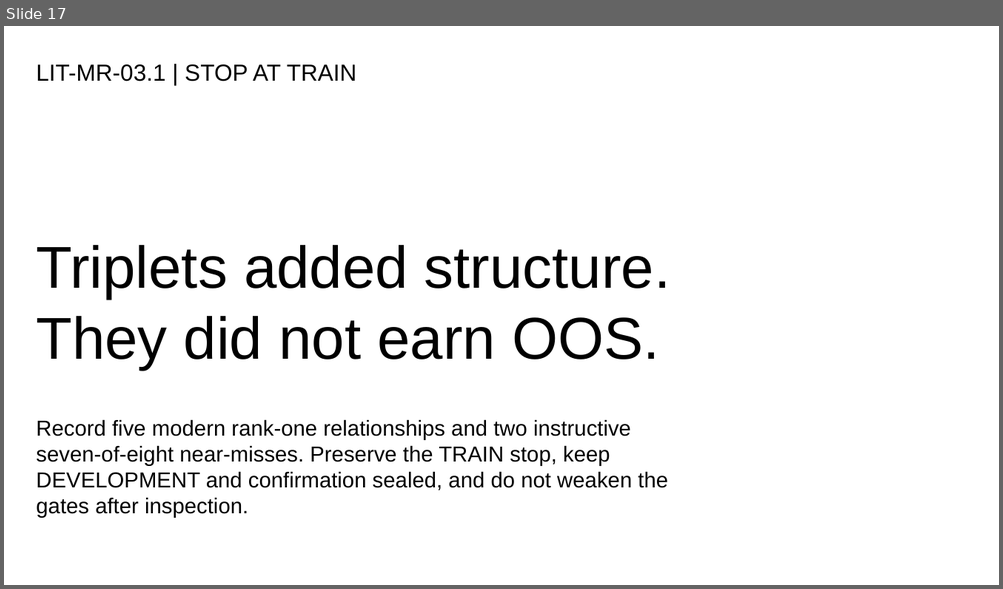
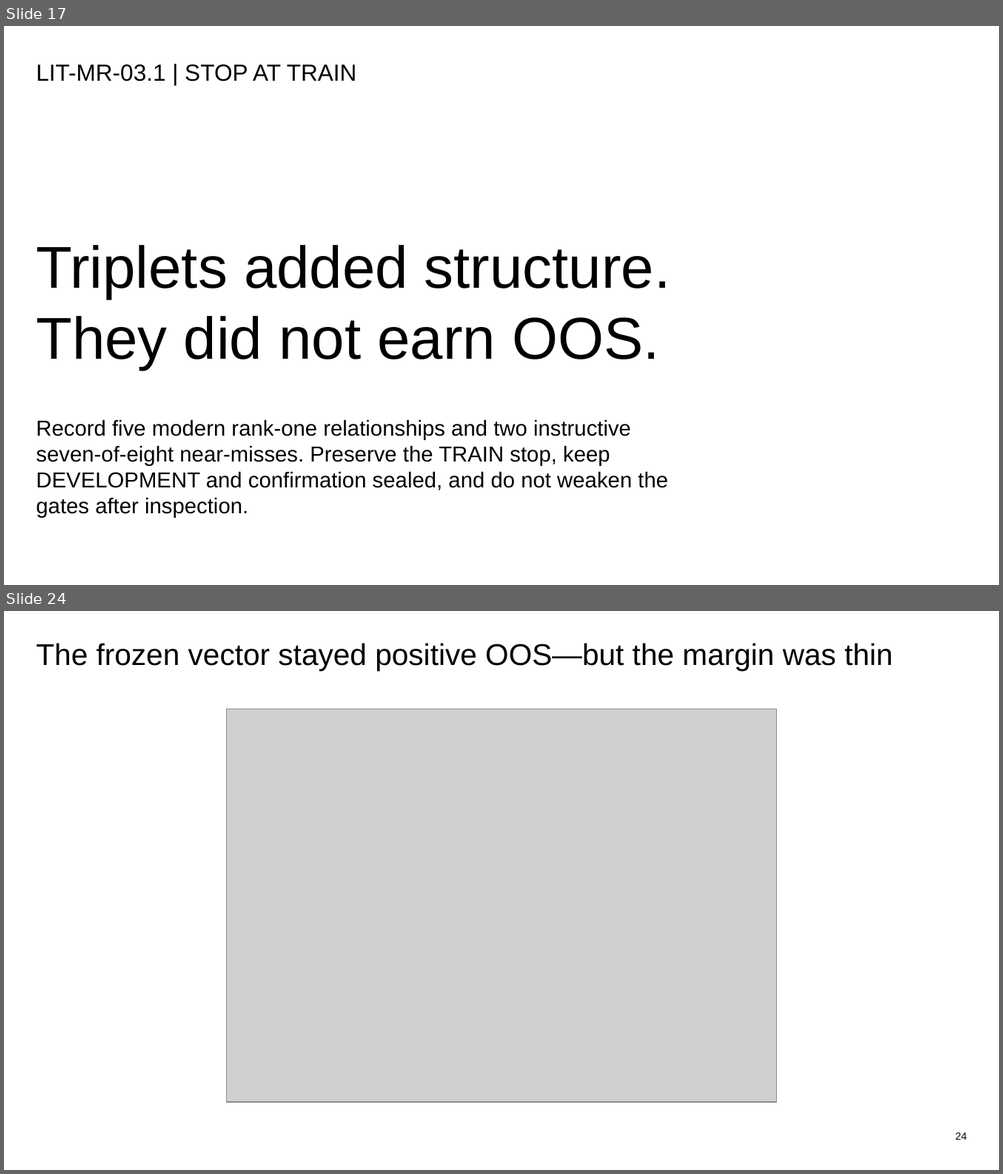
Before and after one commit to Francisc0Franc0/Time-Series-Modeling-Gen5, a slide deck: presentations/gen5_lit_mr_03_1_johansen_triplets_evidence.pptx. Shown one above the other, each under a label of ours: slide 17 before the commit, slides 17 and 24 after it; the slides between them are not shown. The pictures are 1003x589 and 1003x1174 pixels, drawn with LibreOffice and Linux fonts; fonts in the diff are those of the drawing; grey boxes stand for pictures. Boxes give left, top, right and bottom in pixels: in the first picture for what was removed or moved away, otherwise in the second. Text is boxed around its words. In the diff, an @@ line names an element or a change of style, - is before the commit and + after.

```diff
--- a/presentations/gen5_lit_mr_03_1_johansen_triplets_evidence.pptx
+++ b/presentations/gen5_lit_mr_03_1_johansen_triplets_evidence.pptx
@@ slide 24 added at [4,611,999,1170], background #FFFFFF @@
@@ text added at [36,643,892,670], 29 pt, text #000000 @@
+The frozen vector stayed positive OOS—but the margin was thin
@@ rectangle added at [159,706,845,1105], fill #FFFFFF, outline #FFFFFF 0 pt @@
@@ picture added at [221,706,782,1105] @@
@@ picture added at [226,709,777,1102] @@
@@ text added at [955,1133,967,1140], 10 pt, text #000000 @@
+24
```
Also in this commit, not shown: 7 other slides added, 11 other files.
